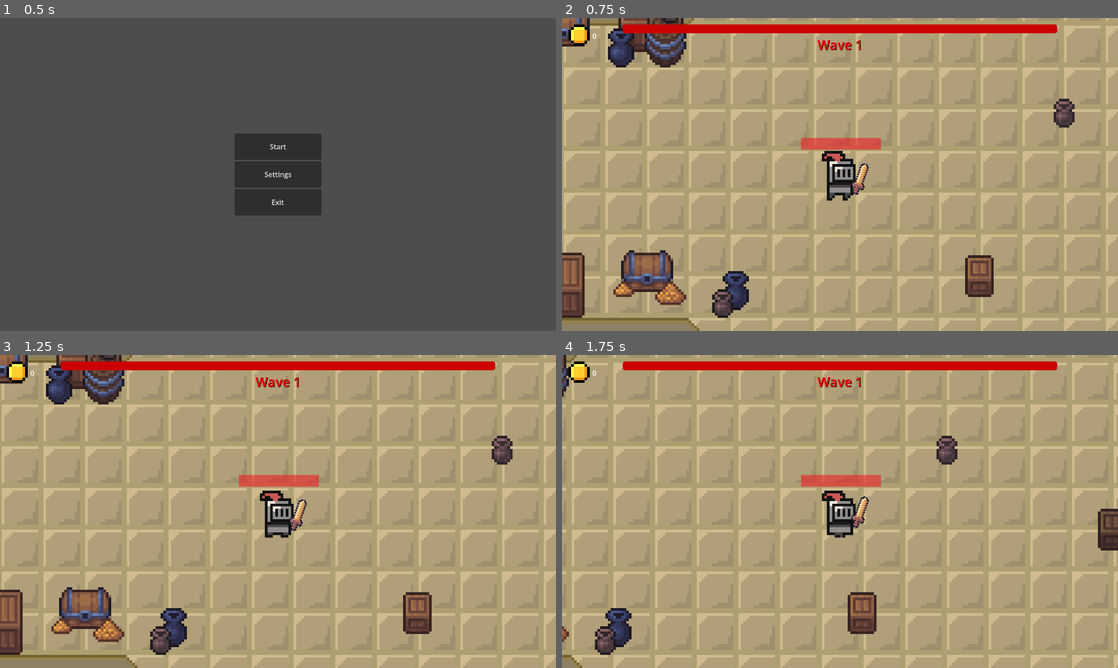
Above: before the commit, frames 1-4 (two rows, left to right).
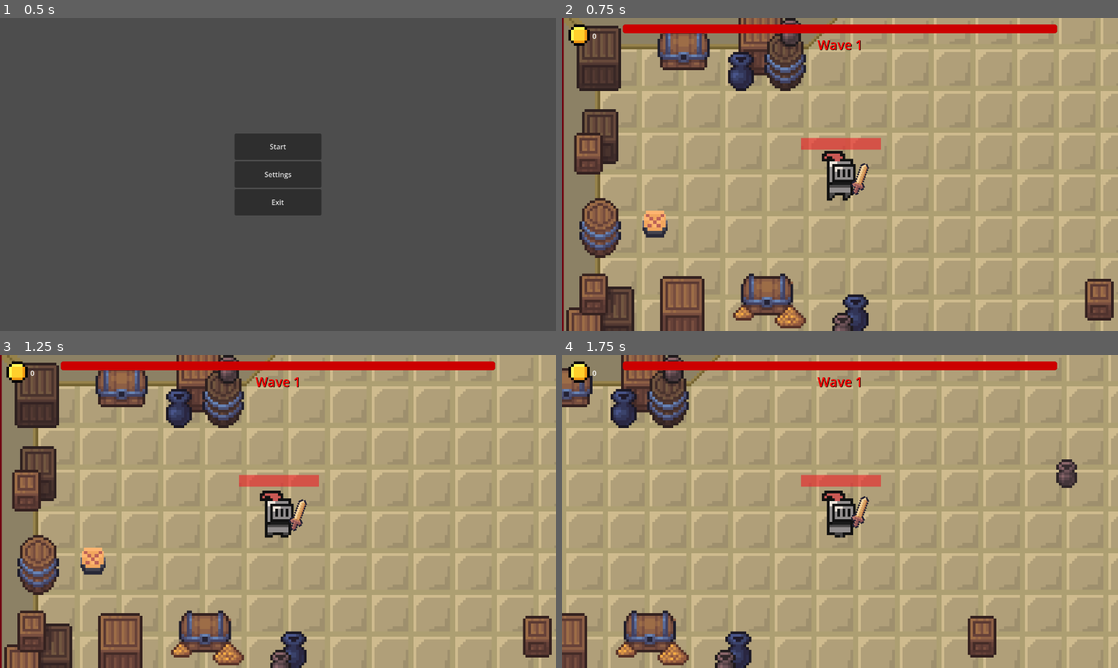
Above: after the commit, the same moments.

Repository: DavydGladius/Gladiator
Game: Godot game, scene res://Scenes/main_menu.tscn
Same seed, same stepped clock (60 frames per second), same inputs: the game is played once before the commit and once after it. Sound files missing from this copy of the repository are replaced by a short silence.
Inputs (mouse positions are in pixels of both pictures, inside the frame that each line leads up to):
- Up to frame 1 (0.5 s): no input
- Up to frame 2 (0.75 s): click "Start" at 0.5 s
- Up to frame 3 (1.25 s): no input
- Up to frame 4 (1.75 s): tap Enter at 1.25 s; move the mouse to (962, 495) at 1.27 s; hold D (right) from 1.28 s (still down); click (962, 495) at 1.35 s

Frame 1 is identical in both runs. In frame 2, 38% of the frame differs, in the area x 0-100%, y 0-100%; in frame 3, 38%; in frame 4, 30%.

Commit message:
SpawnGate added
Added Spawn Gate asset
Added 2 animations for it: closing and opening
Changed enemy spawn location

Diff:
--- /dev/null
+++ b/Scenes/Spawn_gate.tscn
@@ -0,0 +1,52 @@
+[gd_scene format=3 uid="uid://crebakb7y7qcy"]
+
+[ext_resource type="Texture2D" uid="uid://cum1mpxcdt7tm" path="res://assets/sprites/spawnGate.png" id="1_ujaik"]
+
+[sub_resource type="AtlasTexture" id="AtlasTexture_k8f0t"]
+atlas = ExtResource("1_ujaik")
+region = Rect2(792, 0, 396, 577)
+
+[sub_resource type="AtlasTexture" id="AtlasTexture_w32qq"]
+atlas = ExtResource("1_ujaik")
+region = Rect2(396, 0, 396, 577)
+
+[sub_resource type="AtlasTexture" id="AtlasTexture_cccw0"]
+atlas = ExtResource("1_ujaik")
+region = Rect2(0, 0, 396, 577)
+
+[sub_resource type="SpriteFrames" id="SpriteFrames_ibjjh"]
+animations = [{
+"frames": [{
+"duration": 1.0,
+"texture": SubResource("AtlasTexture_k8f0t")
+}, {
+"duration": 1.0,
+"texture": SubResource("AtlasTexture_w32qq")
+}, {
+"duration": 1.0,
+"texture": SubResource("AtlasTexture_cccw0")
+}],
+"loop": false,
+"name": &"close",
+"speed": 5.0
+}, {
+"frames": [{
+"duration": 1.0,
+"texture": SubResource("AtlasTexture_cccw0")
+}, {
+"duration": 1.0,
+"texture": SubResource("AtlasTexture_w32qq")
+}, {
+"duration": 1.0,
+"texture": SubResource("AtlasTexture_k8f0t")
+}],
+"loop": false,
+"name": &"open",
+"speed": 5.0
+}]
+
+[node name="Node2D" type="Node2D" unique_id=1811483720]
+
+[node name="AnimatedSprite2D" type="AnimatedSprite2D" parent="." unique_id=861627932]
+sprite_frames = SubResource("SpriteFrames_ibjjh")
+animation = &"open"
--- a/Scenes/SpikeTrap.tscn
+++ b/Scenes/SpikeTrap.tscn
@@ -47,7 +47,7 @@
 }]
 
 [sub_resource type="RectangleShape2D" id="RectangleShape2D_yq4pv"]
-size = Vector2(87, 158)
+size = Vector2(87, 87)
 
 [node name="Node2D" type="Node2D" unique_id=1718958111]
 script = ExtResource("1_yq4pv")
@@ -63,7 +63,7 @@
 collision_mask = 3
 
 [node name="CollisionShape2D" type="CollisionShape2D" parent="Area2D" unique_id=2008971575]
-position = Vector2(50.5, 122)
+position = Vector2(50.5, 157.5)
 shape = SubResource("RectangleShape2D_yq4pv")
 
 [connection signal="body_entered" from="Area2D" to="." method="_on_area_2d_body_entered"]
--- a/Scenes/world.tscn
+++ b/Scenes/world.tscn
@@ -12,6 +12,7 @@
 [ext_resource type="PackedScene" uid="uid://dvebj24gpudja" path="res://Scenes/wave_manager.tscn" id="8_k7acu"]
 [ext_resource type="PackedScene" uid="uid://dsf4jkb7yc4ng" path="res://Scenes/shop_scene.tscn" id="12_7yui6"]
 [ext_resource type="Script" uid="uid://68xdisc1h2mi" path="res://scripts/object/safe_area.gd" id="13_c5t2i"]
+[ext_resource type="PackedScene" uid="uid://crebakb7y7qcy" path="res://Scenes/Spawn_gate.tscn" id="13_e0ngr"]
 
 [sub_resource type="NavigationPolygon" id="NavigationPolygon_5v1tr"]
 vertices = PackedVector2Array(8, 8, -8, 8, -8, -8, 8, -8)
@@ -247,7 +248,7 @@
 
 [node name="Player" parent="." unique_id=1217288821 instance=ExtResource("1_5a7ea")]
 z_index = 3
-position = Vector2(986, 519)
+position = Vector2(940, 510)
 
 [node name="Camera2D" type="Camera2D" parent="Player" unique_id=1996184567]
 position = Vector2(0, 2)
@@ -323,6 +324,12 @@
 position = Vector2(1040, 604)
 scale = Vector2(0.13, 0.13)
 
+[node name="SpawnGate" type="Node2D" parent="." unique_id=106994582]
+
+[node name="SpawnGateTop" parent="SpawnGate" unique_id=1811483720 instance=ExtResource("13_e0ngr")]
+position = Vector2(1160, 306)
+scale = Vector2(0.06, 0.06)
+
 [node name="Pressure_plateNode" type="Node2D" parent="." unique_id=932691927]
 
 [node name="Node2D" parent="Pressure_plateNode" unique_id=1589602750 instance=ExtResource("8_0fj1v")]
@@ -334,7 +341,7 @@
 [node name="WaveManager" parent="." unique_id=1708627554 instance=ExtResource("8_k7acu")]
 
 [node name="EnemySpawn" type="Node2D" parent="." unique_id=293532922]
-position = Vector2(1262, 540)
+position = Vector2(1160, 321)
 
 [node name="SafeArea" type="Area2D" parent="." unique_id=1989225845]
 position = Vector2(894, 526)
--- a/scripts/wave_manager.gd
+++ b/scripts/wave_manager.gd
@@ -60,6 +60,7 @@
 	in_grace_period = false
 	grace_time_remaining = 0.0
 	grace_timer.wait_time = grace_period
+	$"../SpawnGate/SpawnGateTop/AnimatedSprite2D".play("open")
 	current_wavelvl += 1
 	wave_started.emit(current_wavelvl) #for shop
 	_run_spawning_logic()
@@ -68,6 +69,7 @@
 	in_grace_period = false
 	stop_wave()
 	clear_enemies()
+	$"../SpawnGate/SpawnGateTop/AnimatedSprite2D".play("open")
 	_run_spawning_logic()
 
 func clear_enemies():
@@ -95,6 +97,7 @@
 
 func stop_wave():
 	spawn_timer.stop()
+	$"../SpawnGate/SpawnGateTop/AnimatedSprite2D".play("close")
 	if not grace_timer.is_stopped():
 		grace_time_remaining = grace_timer.time_left
 	grace_timer.stop()
@@ -111,6 +114,7 @@
 			total_spawned += 1
 	else:
 		spawn_timer.stop()
+		$"../SpawnGate/SpawnGateTop/AnimatedSprite2D".play("close")
 		wave_finished_spawning = true
 
 func _process(_delta):
Binary file added: assets/sprites/spawnGate.png
Not shown, added: assets/sprites/spawnGate.png.import
